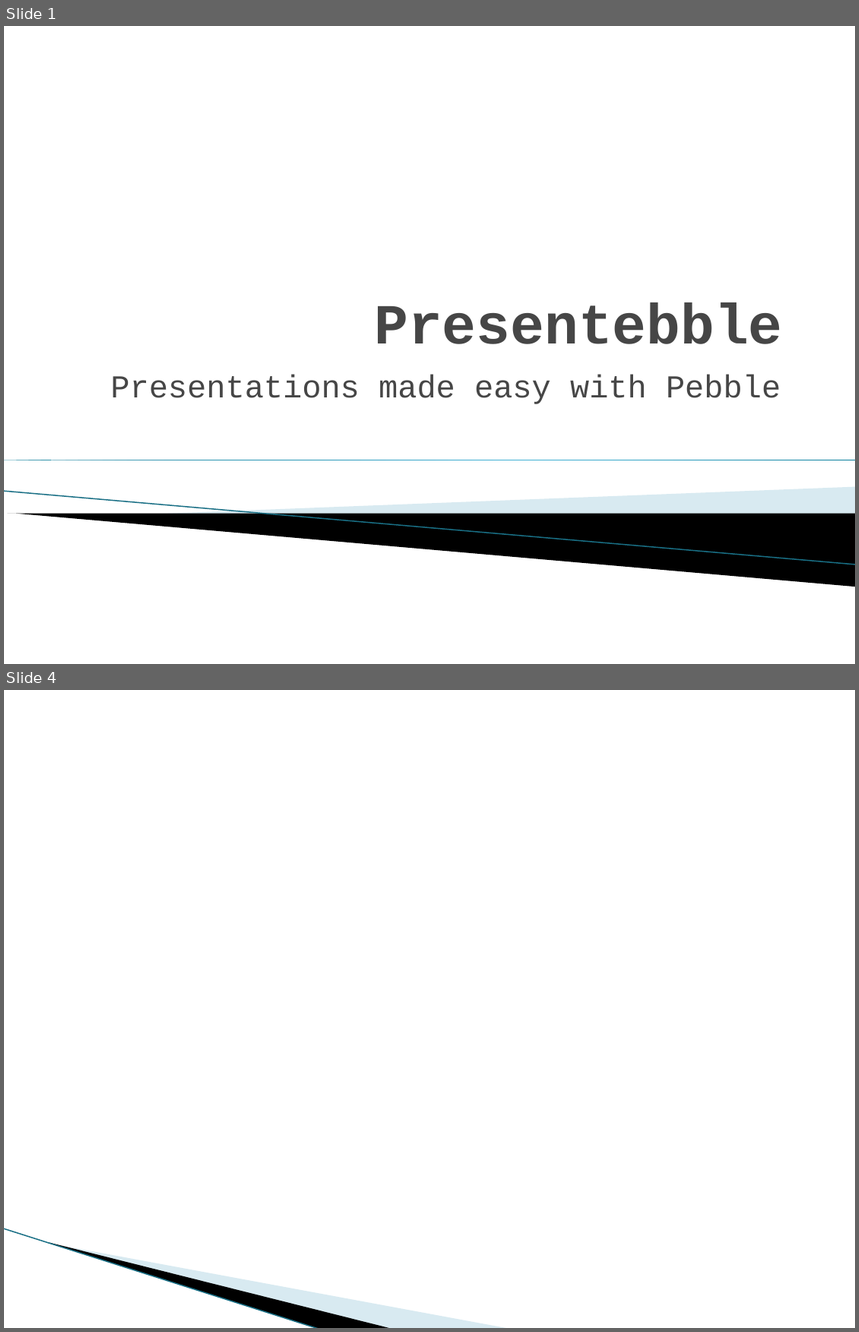
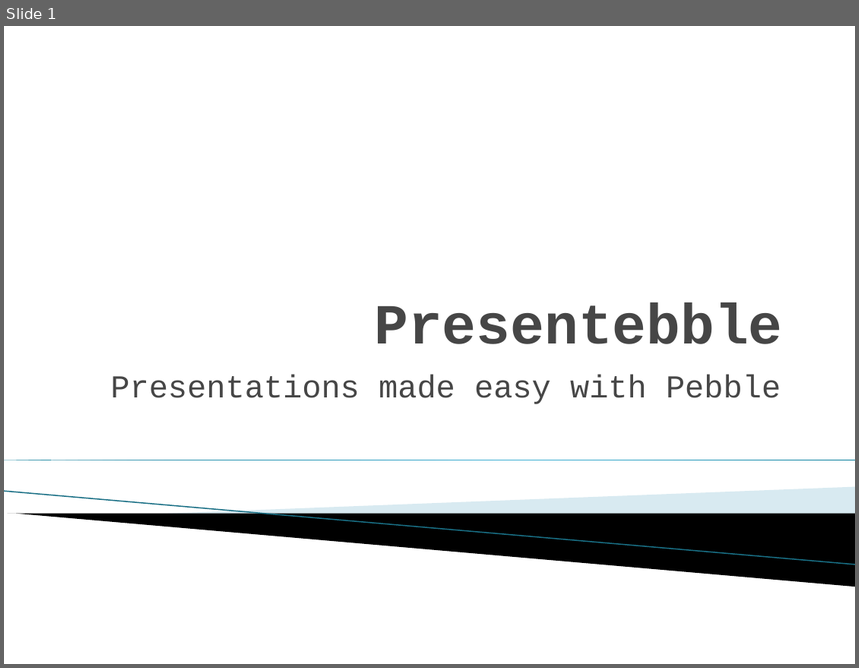
Before and after one commit to Jefftree/pebble_backend, a slide deck: herny.pptx. Shown one above the other, each under a label of ours: slides 1 and 4 before the commit, slide 1 after it; the slides between them are not shown. The pictures are 859x1332 and 859x668 pixels, drawn with LibreOffice and Linux fonts; fonts in the diff are those of the drawing; background and template pictures are left out. Boxes give left, top, right and bottom in pixels: in the first picture for what was removed or moved away, otherwise in the second. Text is boxed around its words. In the diff, an @@ line names an element or a change of style, - is before the commit and + after.

```diff
--- a/herny.pptx
+++ b/herny.pptx
@@ slide 4 removed at bbox=[4, 690, 855, 1328], background #FFFFFF @@
@@ line removed from (4, 1229) to (320, 1328) @@
@@ freeform shape removed at bbox=[49, 1243, 393, 1328] @@
@@ freeform shape removed at bbox=[51, 1243, 510, 1328] @@
```
Also in this commit, not shown: 4 slides added, 4 other slides removed, 2 other files.
